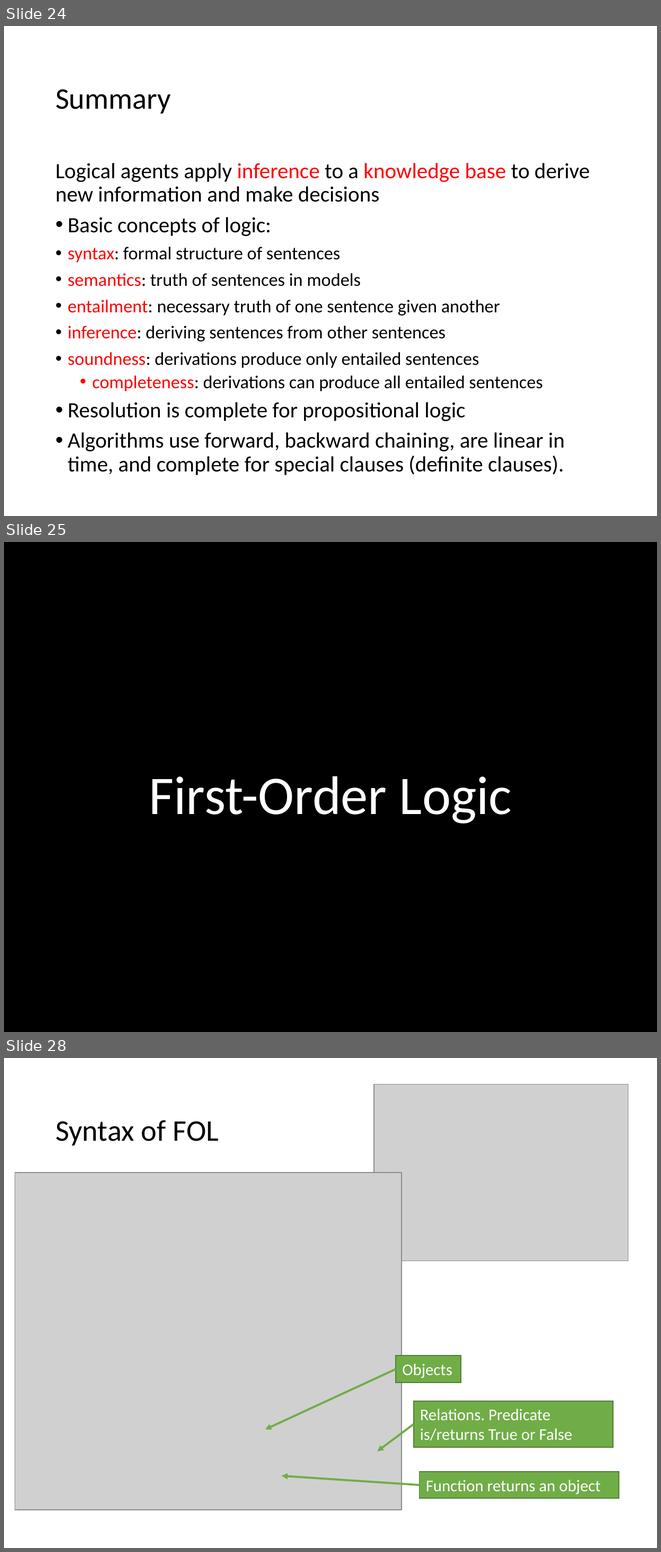
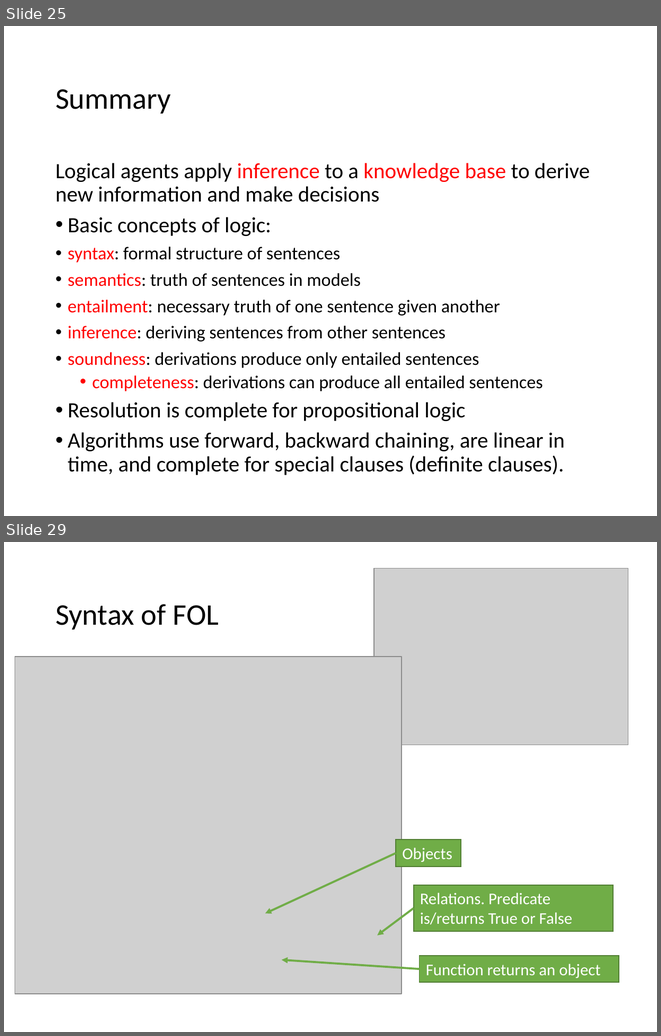
Before and after one commit to mhahsler/CS7320-AI, a slide deck: slides/07_logic.pptx. Shown one above the other, each under a label of ours: slides 24, 25 and 28 before the commit, slides 25 and 29 after it; the slides between them are not shown. The pictures are 661x1552 and 661x1036 pixels, drawn with LibreOffice and Linux fonts; fonts in the diff are those of the drawing; grey boxes stand for pictures; background and template pictures are left out. Boxes give left, top, right and bottom in pixels: in the first picture for what was removed or moved away, otherwise in the second. Text is boxed around its words. In the diff, an @@ line names an element or a change of style, - is before the commit and + after.

```diff
--- a/slides/07_logic.pptx
+++ b/slides/07_logic.pptx
@@ slide 25 removed at bbox=[4, 542, 657, 1032], background picture (left out) @@
@@ title removed at bbox=[149, 776, 512, 823] @@
-First-Order Logic
@@ what was slide 24 is now slide 25 @@
@@ what was slide 28 is now slide 29 @@
```
Also in this commit, not shown: 8 slides changed, 6 slides added, 2 other slides removed, 1 other file.
